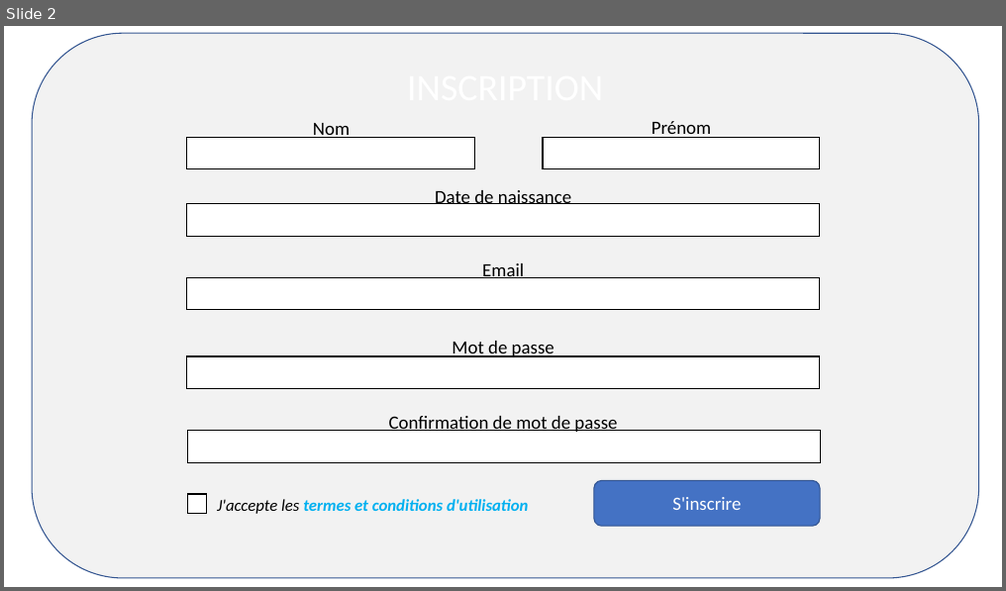
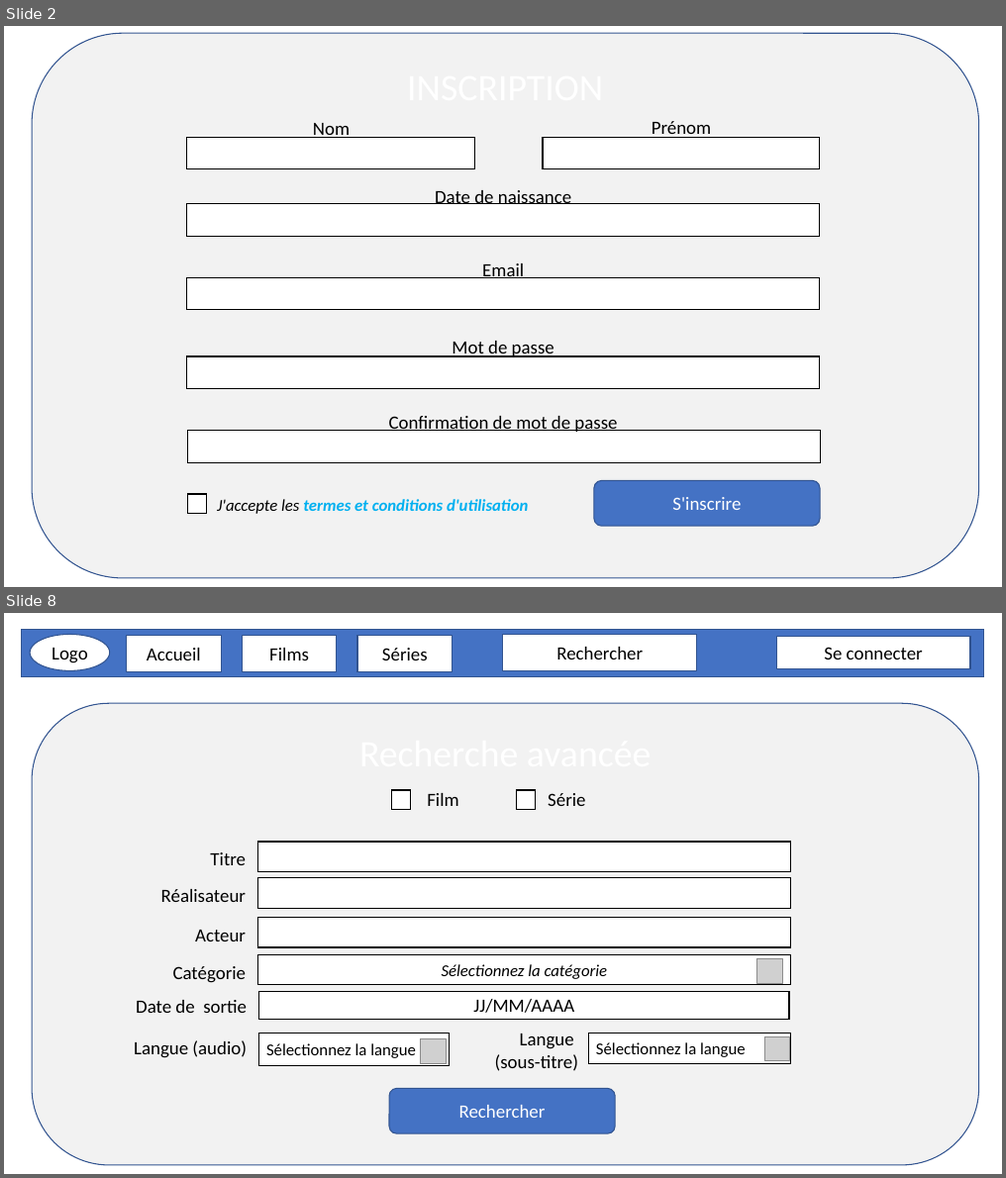
Before and after one commit to MartinBriday/PFF_WatchNow, a slide deck: docs/Projet_Preview.pptx. Shown one above the other, each under a label of ours: slide 2 before the commit, slides 2 and 8 after it; the slides between them are not shown. The pictures are 1006x591 and 1006x1178 pixels, drawn with LibreOffice and Linux fonts; fonts in the diff are those of the drawing; grey boxes stand for pictures. Boxes give left, top, right and bottom in pixels: in the first picture for what was removed or moved away, otherwise in the second. Text is boxed around its words. In the diff, an @@ line names an element or a change of style, - is before the commit and + after.

```diff
--- a/docs/Projet_Preview.pptx
+++ b/docs/Projet_Preview.pptx
@@ slide 8 added at (4,613,1002,1174), background #FFFFFF @@
@@ group added at (21,630,984,676): 6 rectangles, 1 ellipse @@
+Rechercher
+Accueil
+Films
+Séries
+Se connecter
+Logo
@@ rounded rectangle added at (32,703,979,1165), fill #F2F2F2, outline #325491 1 pt @@
@@ rectangle added at (392,790,411,809), fill #FFFFFF, outline #000000 1 pt @@
@@ rectangle added at (517,790,536,809), fill #FFFFFF, outline #000000 1 pt @@
@@ text added at (427,793,585,806), 18 pt, text #000000 @@
+Film Série
@@ rectangle added at (258,842,791,872), fill #FFFFFF, outline #000000 1 pt @@
@@ text added at (210,853,246,865), 18 pt, text #000000 @@
+Titre
@@ rectangle added at (258,878,791,908), fill #FFFFFF, outline #000000 1 pt @@
@@ text added at (161,889,246,902), 18 pt, text #000000 @@
+Réalisateur
@@ text added at (195,930,246,942), 18 pt, text #000000 @@
+Acteur
@@ rectangle added at (258,918,791,948), fill #FFFFFF, outline #000000 1 pt @@
@@ text added at (173,966,246,983), 18 pt, text #000000 @@
+Catégorie
@@ rectangle added at (258,956,791,985), fill #FFFFFF, outline #000000 1 pt, 16 pt, text #000000, italic @@
+Sélectionnez la catégorie
@@ picture added at (757,959,782,983) @@
@@ rectangle added at (259,992,789,1020), fill #FFFFFF, outline #000000 1 pt, 18 pt, text #000000 @@
+JJ/MM/AAAA
@@ text added at (136,1000,247,1013), 18 pt, text #000000 @@
+Date de sortie
@@ text added at (134,1041,247,1059), 18 pt, text #000000 @@
+Langue (audio)
@@ rectangle added at (259,1033,450,1065), fill #FFFFFF, outline #000000 1 pt, 16 pt, text #000000 @@
+Sélectionnez la langue
@@ picture added at (420,1040,446,1063) @@
@@ text added at (495,1034,578,1071), 18 pt, text #000000 @@
+Langue
+(sous-titre)
@@ rectangle added at (589,1033,790,1064), fill #FFFFFF, outline #000000 1 pt, 16 pt, text #000000 @@
+Sélectionnez la langue
@@ picture added at (764,1038,790,1061) @@
@@ rounded rectangle added at (389,1088,616,1134), fill #4472C4, outline #325491 1 pt, 18 pt, text #FFFFFF @@
+Rechercher
```
Also in this commit, not shown: 1 slide changed, 5 other slides added, 3 slides removed, 4 other files.
